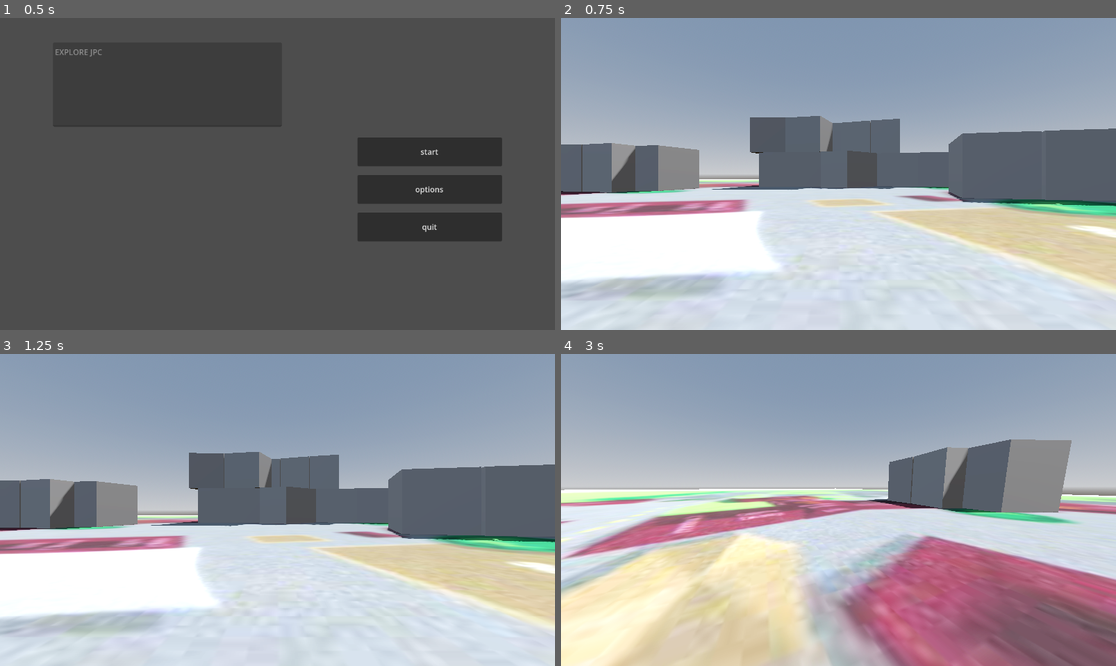
Above: before the commit, frames 1-4 (two rows, left to right).
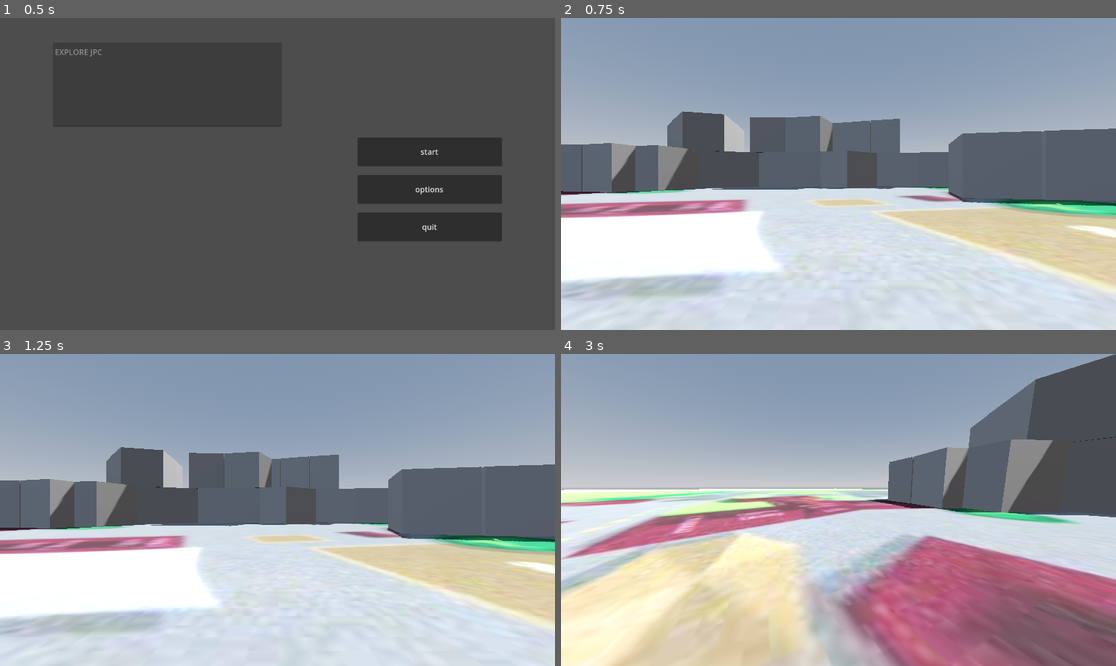
Above: after the commit, the same moments.

Repository: All-an-Huang/EXPLOREJPC
Game: Godot game, scene res://scenes/main_menu.tscn
Same seed, same stepped clock (60 frames per second), same inputs: the game is played once before the commit and once after it.
Inputs (mouse positions are in pixels of both pictures, inside the frame that each line leads up to):
- Up to frame 1 (0.5 s): no input
- Up to frame 2 (0.75 s): click "start" at 0.5 s
- Up to frame 3 (1.25 s): no input
- Up to frame 4 (3 s): tap Enter at 1.25 s; move the mouse to (866, 510) at 1.27 s; hold Shift (sprint) 1.28-2.03 s; hold W (forward) from 1.28 s (still down); tap Space (jump) at 1.52, 2.27 s; move the mouse to (810, 510) at 2.02 s; tap Shift (sprint) at 2.1 s; move the mouse to (849, 503) at 2.77 s; hold Shift (sprint) from 2.78 s (still down)

Frame 1 is identical in both runs. In frame 2, 3.1% of the frame differs, in the area x 18-36%, y 29-56%; in frame 3, 3.1%; in frame 4, 8.6%, in the area x 73-100%, y 0-53%.

Commit message:
IT Block done

Diff:
--- a/explorejpcgame/scenes/main_game.tscn
+++ b/explorejpcgame/scenes/main_game.tscn
@@ -269,6 +269,20 @@
 
 [node name="ADMIN BLOCK" type="Node3D" parent="." unique_id=316897355]
 
+[node name="IT BLOCK" type="Node3D" parent="." unique_id=1290501307]
+
+[node name="IT1" type="CSGPolygon3D" parent="IT BLOCK" unique_id=302951557]
+transform = Transform3D(1, 0, 0, 0, -4.371139e-08, -4, 0, 1, -1.7484555e-07, 34.11256, 4, -72.13525)
+polygon = PackedVector2Array(-25.199574, 3.9134445, -21.18879, 7.443512, -17.431728, 6.390747, -18.290491, 2.0233536)
+
+[node name="IT2" type="CSGPolygon3D" parent="IT BLOCK" unique_id=1077574425]
+transform = Transform3D(1, 0, 0, 0, -4.371139e-08, -4, 0, 1, -1.7484555e-07, 34.11256, 4, -72.13525)
+polygon = PackedVector2Array(-27.878454, 1.4254379, -25.171299, 3.8741913, -18.30455, 2.024109, -19.435764, -2.369217)
+
+[node name="Library" type="CSGPolygon3D" parent="IT BLOCK" unique_id=1755307344]
+transform = Transform3D(1, 0, 0, 0, -4.371139e-08, -4, 0, 1, -1.7484555e-07, 34.113, 0, -72.135)
+polygon = PackedVector2Array(-29.009262, 1.8097687, -20.044437, 7.1194763, -14.22217, 5.0270233, -13.630138, -2.2085342)
+
 [node name="D BLOCK" type="Node3D" parent="." unique_id=157620808]
 
 [node name="N BLOCK" type="Node3D" parent="." unique_id=513462336]
